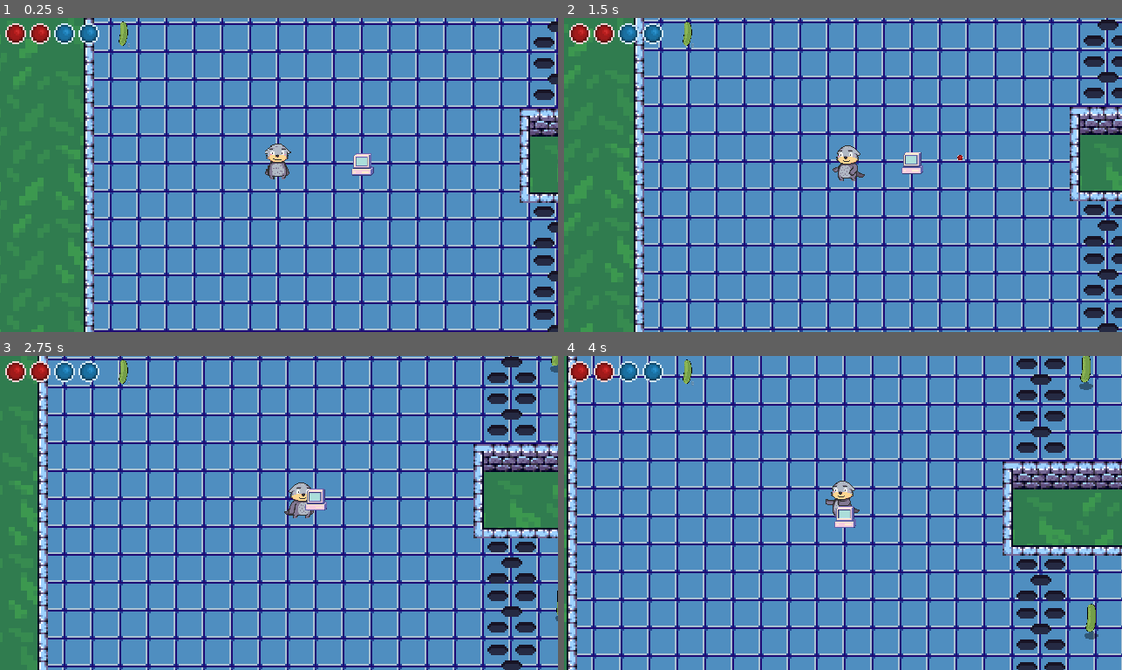
Above: before the commit, frames 1-4 (two rows, left to right).
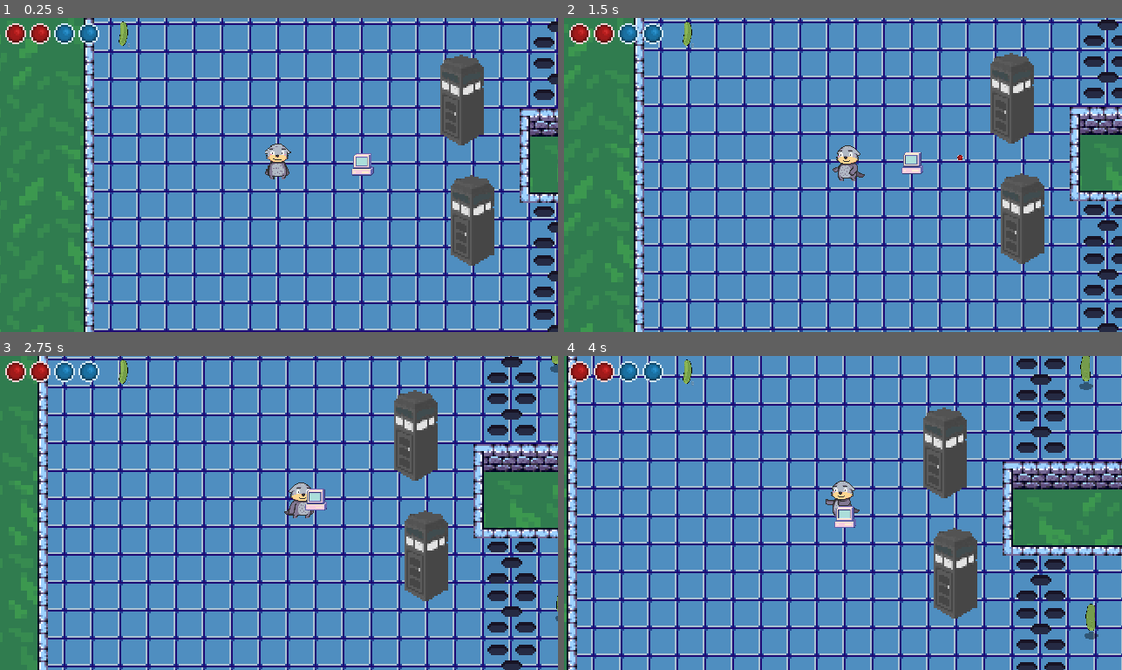
Above: after the commit, the same moments.

Repository: dtquantumc-zz/quantumKit
Game: Godot game, scene res://World.tscn
Two runs of this game, one before a commit and one after it. Both use one fixed random seed, a clock stepped at 60 frames per second and the inputs below.
Inputs:
- Up to frame 1 (0.25 s): no input
- Up to frame 2 (1.5 s): tap Enter at 0.5 s; hold Right (ui_right) 0.53-1.28 s; tap Space (shoot) at 0.6 s; hold Down (ui_down) from 1.28 s (still down); tap Z (push) at 1.35 s
- Up to frame 3 (2.75 s): tap Space (shoot) at 1.55, 2.1 s; release Down (ui_down) at 2.03 s; hold Right (ui_right) from 2.03 s (still down)
- Up to frame 4 (4 s): release Right (ui_right) at 2.78 s; hold Up (ui_up) 2.78-3.53 s; tap Space (shoot) at 2.85, 3.8 s; hold Left (ui_left) from 3.53 s (still down); tap Z (push) at 3.6 s

The runs differ from the first frame. In frame 1, 4.0% of the frame differs, in the area x 78-89%, y 11-79%; in frame 2, 4.0%; in frame 3, 4.1%; in frame 4, 4.2%, in the area x 64-96%, y 0-88%.

Commit message:
[#8] Pickle Counts and Entanglement Bit Projectiles
What:
- Increment pickle counts on collision
- Shoot entanglement projectiles that impact
gray phone booths (inactive Teleporter)

PS2:
- Entanglement bits from UI bar get used up once they're shot
- If red bits are available, they are shot, else blue bits are shot.
If no bits are available, none are shot
- Depending on the color of the bit that strikes the phone booth,
the phone booth will change to that color

Diff:
--- /dev/null
+++ b/Games/quantum-navigator/QuantumNavigator/CustomSignals.gd
@@ -0,0 +1,3 @@
+extends Node
+
+signal entanglement_bit_collision(color)
--- /dev/null
+++ b/Games/quantum-navigator/QuantumNavigator/CustomSignals.tscn
@@ -0,0 +1,6 @@
+[gd_scene load_steps=2 format=2]
+
+[ext_resource path="res://CustomSignals.gd" type="Script" id=1]
+
+[node name="CustomSignals" type="Node"]
+script = ExtResource( 1 )
--- a/Games/quantum-navigator/QuantumNavigator/Otter/Otter.gd
+++ b/Games/quantum-navigator/QuantumNavigator/Otter/Otter.gd
@@ -23,7 +23,8 @@
 # Timer for the entanglement bit projectile
 onready var timer = get_node("Timer")
 
-const ENTANGLEMENT_BIT_SCENE = preload("res://Projectiles/RedEntanglementBit.tscn")
+const ENTANGLEMENT_BIT_SCENE = preload("res://Projectiles/EntanglementBit.tscn")
+const UTIL = preload("res://Utility.gd")
 
 func _ready():
 	stats.connect("no_health", self, "queue_free")
@@ -71,8 +72,11 @@
 
 func shoot_state():
 	animationState.travel("Shoot")
-	if timer.is_stopped():
-		create_entanglement_bit()
+	if timer.is_stopped() and UTIL.hasBitsToUse():
+		if UTIL.hasRedBits():
+			create_entanglement_bit(UTIL.RED)
+		else:
+			create_entanglement_bit(UTIL.BLUE)
 		restart_timer()
 
 func shoot_animation_finished():
@@ -86,13 +90,13 @@
 	state = MOVE
 
 func _on_Hurtbox_area_entered(area):
-	stats.health -= 1
+	stats.health -= area.damage
 	hurtbox.start_invincibility(0.5)
 
-func create_entanglement_bit():
+func create_entanglement_bit(color):
 	var entanglementBit = ENTANGLEMENT_BIT_SCENE.instance()
 	get_parent().add_child(entanglementBit)
-	entanglementBit.start(entanglement_bit_direction)
+	entanglementBit.start(entanglement_bit_direction, color)
 	entanglementBit.set_global_position(get_node("Position2D").get_global_position())
 
 func restart_timer():
--- a/Games/quantum-navigator/QuantumNavigator/Otter/OtterStats.tscn
+++ b/Games/quantum-navigator/QuantumNavigator/Otter/OtterStats.tscn
@@ -3,4 +3,4 @@
 [ext_resource path="res://Stats.tscn" type="PackedScene" id=1]
 
 [node name="OtterStats" instance=ExtResource( 1 )]
-max_health = 4
+max_health = 10
--- a/Games/quantum-navigator/QuantumNavigator/Pickle/Pickle.tscn
+++ b/Games/quantum-navigator/QuantumNavigator/Pickle/Pickle.tscn
@@ -87,7 +87,7 @@
 scale = Vector2( 0.3, 0.3 )
 frames = SubResource( 14 )
 animation = "Rotate"
-frame = 9
+frame = 4
 playing = true
 
 [node name="CollisionShape2D" type="CollisionShape2D" parent="."]
--- a/Games/quantum-navigator/QuantumNavigator/Projectiles/EntanglementBit.gd
+++ b/Games/quantum-navigator/QuantumNavigator/Projectiles/EntanglementBit.gd
@@ -1,21 +1,28 @@
 extends Area2D
 
-const FIREBALL_SPEED = 200
+const ENTANGLEMENT_BIT_SPEED = 200
+const UTIL = preload("res://Utility.gd")
+
 var direction = null
-
-func start(_direction):
+var color = UTIL.BLUE
+func start(_direction, _color):
 	direction = _direction
+	color = _color
+	if color == UTIL.BLUE:
+		var blueBit = load("res://UI/BlueEntanglementBitFull.png")
+		get_node("Sprite").set_texture(blueBit)
 
 func _process(delta):
-	var speed_x = 1
-	var speed_y = 0
-	var motion = direction * FIREBALL_SPEED
-
+	var motion = direction * ENTANGLEMENT_BIT_SPEED
 	set_global_position(get_global_position() + motion * delta)
 
 func _on_VisibilityNotifier2D_screen_exited():
 	queue_free()
 
-func _on_EntanglementBit_area_entered(area):
+func _on_EntanglementBit_area_entered(_area):
 	queue_free()
-	area.queue_free()  # destroy target
+	CustomSignals.emit_signal("entanglement_bit_collision", color)
+	if color == UTIL.RED:
+		OtterStats.red_bits -= 1
+	else:
+		OtterStats.blue_bits -= 1
--- /dev/null
+++ b/Games/quantum-navigator/QuantumNavigator/Projectiles/EntanglementBit.tscn
@@ -0,0 +1,21 @@
+[gd_scene load_steps=4 format=2]
+
+[ext_resource path="res://UI/RedEntanglementBitFull.png" type="Texture" id=1]
+[ext_resource path="res://Projectiles/EntanglementBit.gd" type="Script" id=2]
+
+[sub_resource type="CircleShape2D" id=1]
+radius = 8.0
+
+[node name="EntanglementBit" type="Area2D"]
+script = ExtResource( 2 )
+
+[node name="CollisionShape2D" type="CollisionShape2D" parent="."]
+shape = SubResource( 1 )
+
+[node name="Sprite" type="Sprite" parent="."]
+scale = Vector2( 0.3, 0.3 )
+texture = ExtResource( 1 )
+
+[node name="VisibilityNotifier2D" type="VisibilityNotifier2D" parent="."]
+[connection signal="area_entered" from="." to="." method="_on_EntanglementBit_area_entered"]
+[connection signal="screen_exited" from="VisibilityNotifier2D" to="." method="_on_VisibilityNotifier2D_screen_exited"]
--- a/Games/quantum-navigator/QuantumNavigator/Stats.gd
+++ b/Games/quantum-navigator/QuantumNavigator/Stats.gd
@@ -1,12 +1,17 @@
 extends Node
 
 export var max_health = 1
+export var red_bits = 2 setget set_red_bits
+export var blue_bits = 2 setget set_blue_bits
+
 onready var health = max_health setget set_health
 var pickles = 0 setget set_pickles
 
 signal no_health
 signal health_changed(value)
 signal pickles_changed(value)
+signal red_bits_changed(value)
+signal blue_bits_changed(value)
 
 func set_health(value):
 	health = value
@@ -17,3 +22,11 @@
 func set_pickles(value):
 	pickles = value
 	emit_signal("pickles_changed", pickles)
+
+func set_red_bits(value):
+	red_bits = value
+	emit_signal("red_bits_changed", pickles)
+
+func set_blue_bits(value):
+	blue_bits = value
+	emit_signal("blue_bits_changed", pickles)
--- /dev/null
+++ b/Games/quantum-navigator/QuantumNavigator/Teleporter/PhoneBooth.gd
@@ -0,0 +1,14 @@
+extends Area2D
+
+const UTIL = preload("res://Utility.gd")
+
+func _ready():
+	CustomSignals.connect("entanglement_bit_collision", self, "on_impact")
+
+func on_impact(color_of_colliding_bit):
+	if color_of_colliding_bit == UTIL.RED:
+		var connectedRedTeleporter = load("res://Teleporter/RedPhoneBooth/PhoneBoothClosed.png")
+		self.get_node("Sprite").set_texture(connectedRedTeleporter)
+	else:
+		var connectedBlueTeleporter = load("res://Teleporter/BluePhoneBooth/PhoneBoothClosed.png")
+		get_node("Sprite").set_texture(connectedBlueTeleporter)
--- /dev/null
+++ b/Games/quantum-navigator/QuantumNavigator/Teleporter/PhoneBooth.tscn
@@ -0,0 +1,13 @@
+[gd_scene load_steps=3 format=2]
+
+[ext_resource path="res://Teleporter/GrayPhoneBooth/PhoneBoothGray.png" type="Texture" id=1]
+[ext_resource path="res://Teleporter/PhoneBooth.gd" type="Script" id=2]
+
+[node name="PhoneBooth" type="Area2D"]
+script = ExtResource( 2 )
+
+[node name="Sprite" type="Sprite" parent="."]
+texture = ExtResource( 1 )
+
+[node name="CollisionShape2D" type="CollisionPolygon2D" parent="."]
+polygon = PoolVector2Array( -11, -11, -12, -20, -10, -23, -1, -26, 8, -24, 12, -19, 13, 20, 0, 26, -13, 20, -12, -20 )
--- a/Games/quantum-navigator/QuantumNavigator/Teleporter/Teleporter.tscn
+++ /dev/null
@@ -1,3 +0,0 @@
-[gd_scene format=2]
-
-[node name="Teleporter" type="Node2D"]
--- /dev/null
+++ b/Games/quantum-navigator/QuantumNavigator/UI/EntanglementBitsUI.gd
@@ -0,0 +1,29 @@
+extends Control
+
+var max_bits = 2
+
+var red_bits = 2 setget set_red_bits
+var blue_bits = 2 setget set_blue_bits
+
+onready var redBitFull = $RedEntanglementBitFull
+onready var redBitEmpty = $RedEntanglementBitEmpty
+onready var blueBitFull = $BlueEntanglementBitFull
+onready var blueBitEmpty = $BlueEntanglementBitEmpty
+
+func set_red_bits(value):
+	red_bits = clamp(value, 0, max_bits)
+	if redBitFull != null:
+		redBitFull.rect_size.x = red_bits * 14
+
+func set_blue_bits(value):
+	blue_bits = clamp(value, 0, max_bits)
+	if blueBitFull != null:
+		blueBitFull.rect_size.x = blue_bits * 14
+
+func _ready():
+	self.red_bits = OtterStats.red_bits
+	self.blue_bits = OtterStats.blue_bits
+	# warning-ignore:return_value_discarded
+	OtterStats.connect("red_bits_changed", self, "set_red_bits")
+	# warning-ignore:return_value_discarded
+	OtterStats.connect("blue_bits_changed", self, "set_blue_bits")
--- a/Games/quantum-navigator/QuantumNavigator/UI/EntanglementBitsUI.tscn
+++ b/Games/quantum-navigator/QuantumNavigator/UI/EntanglementBitsUI.tscn
@@ -1,13 +1,15 @@
-[gd_scene load_steps=5 format=2]
+[gd_scene load_steps=6 format=2]
 
 [ext_resource path="res://UI/BlueEntanglementBitEmpty.png" type="Texture" id=1]
 [ext_resource path="res://UI/RedEntanglementBitEmpty.png" type="Texture" id=2]
 [ext_resource path="res://UI/BlueEntanglementBitFull.png" type="Texture" id=3]
 [ext_resource path="res://UI/RedEntanglementBitFull.png" type="Texture" id=4]
+[ext_resource path="res://UI/EntanglementBitsUI.gd" type="Script" id=5]
 
 [node name="EntanglementBitsUI" type="Control"]
 margin_right = 56.0
 margin_bottom = 14.0
+script = ExtResource( 5 )
 __meta__ = {
 "_edit_use_anchors_": false
 }
@@ -16,6 +18,7 @@
 margin_right = 28.0
 margin_bottom = 14.0
 texture = ExtResource( 2 )
+expand = true
 stretch_mode = 2
 __meta__ = {
 "_edit_use_anchors_": false
@@ -26,6 +29,7 @@
 margin_right = 56.0
 margin_bottom = 14.0
 texture = ExtResource( 1 )
+expand = true
 stretch_mode = 2
 __meta__ = {
 "_edit_use_anchors_": false
@@ -35,6 +39,7 @@
 margin_right = 28.0
 margin_bottom = 14.0
 texture = ExtResource( 4 )
+expand = true
 stretch_mode = 2
 __meta__ = {
 "_edit_use_anchors_": false
@@ -45,4 +50,8 @@
 margin_right = 56.0
 margin_bottom = 14.0
 texture = ExtResource( 3 )
+expand = true
 stretch_mode = 2
+__meta__ = {
+"_edit_use_anchors_": false
+}
--- /dev/null
+++ b/Games/quantum-navigator/QuantumNavigator/Utility.gd
@@ -0,0 +1,17 @@
+extends Node
+
+const stats = OtterStats
+
+enum {
+	RED,
+	BLUE
+}
+
+static func hasBitsToUse():
+	return hasRedBits() or hasBlueBits()
+
+static func hasRedBits():
+	return stats.red_bits > 1
+
+static func hasBlueBits():
+	return stats.blue_bits > 1
--- /dev/null
+++ b/Games/quantum-navigator/QuantumNavigator/Utility.tscn
@@ -0,0 +1,6 @@
+[gd_scene load_steps=2 format=2]
+
+[ext_resource path="res://Utility.gd" type="Script" id=1]
+
+[node name="Utility" type="Node"]
+script = ExtResource( 1 )
--- a/Games/quantum-navigator/QuantumNavigator/World.tscn
+++ b/Games/quantum-navigator/QuantumNavigator/World.tscn
@@ -7,10 +7,9 @@
 [ext_resource path="res://UI/PickleCountsUI.tscn" type="PackedScene" id=5]
 [ext_resource path="res://Pickle/Pickle.tscn" type="PackedScene" id=6]
 [ext_resource path="res://GrassBackground.png" type="Texture" id=7]
-[ext_resource path="res://Teleporter/Teleporter.tscn" type="PackedScene" id=8]
 [ext_resource path="res://Computer/Computer.tscn" type="PackedScene" id=9]
 [ext_resource path="res://Traps/SpikeTrap.tscn" type="PackedScene" id=10]
-[ext_resource path="res://Teleporter/GrayPhoneBooth/GrayPhoneBooth.tscn" type="PackedScene" id=11]
+[ext_resource path="res://Teleporter/PhoneBooth.tscn" type="PackedScene" id=11]
 
 [sub_resource type="TileSet" id=1]
 0/name = "LabTile.png 0"
@@ -250,6 +249,14 @@
 [node name="Pickle2" parent="YSort/Pickles" instance=ExtResource( 6 )]
 position = Vector2( 202, -43 )
 
+[node name="Teleporters" type="YSort" parent="YSort"]
+
+[node name="PhoneBooth" parent="YSort/Teleporters" instance=ExtResource( 11 )]
+position = Vector2( 127, 64 )
+
+[node name="PhoneBooth2" parent="YSort/Teleporters" instance=ExtResource( 11 )]
+position = Vector2( 121, -5 )
+
 [node name="SpikeTraps" type="YSort" parent="YSort"]
 
 [node name="SpikeTrap" parent="YSort/SpikeTraps" instance=ExtResource( 10 )]
@@ -269,14 +276,6 @@
 
 [node name="SpikeTrap6" parent="YSort/SpikeTraps" instance=ExtResource( 10 )]
 position = Vector2( 176, 127 )
-
-[node name="Teleporters" type="YSort" parent="YSort"]
-
-[node name="GrayPhoneBooth" parent="YSort/Teleporters" instance=ExtResource( 11 )]
-position = Vector2( 277, 93 )
-
-[node name="GrayPhoneBooth2" parent="YSort/Teleporters" instance=ExtResource( 11 )]
-position = Vector2( 273, -52 )
 
 [node name="Computer" parent="." instance=ExtResource( 9 )]
 position = Vector2( 64, 32 )
@@ -294,5 +293,3 @@
 margin_top = 2.0
 margin_right = 74.0
 margin_bottom = 18.0
-
-[node name="Teleporter" parent="." instance=ExtResource( 8 )]
--- a/Games/quantum-navigator/QuantumNavigator/project.godot
+++ b/Games/quantum-navigator/QuantumNavigator/project.godot
@@ -22,6 +22,7 @@
 [autoload]
 
 OtterStats="*res://Otter/OtterStats.tscn"
+CustomSignals="*res://CustomSignals.tscn"
 
 [display]
 
Not shown: 1 places in Games/quantum-navigator/QuantumNavigator/World.tscn that only renumber resources
